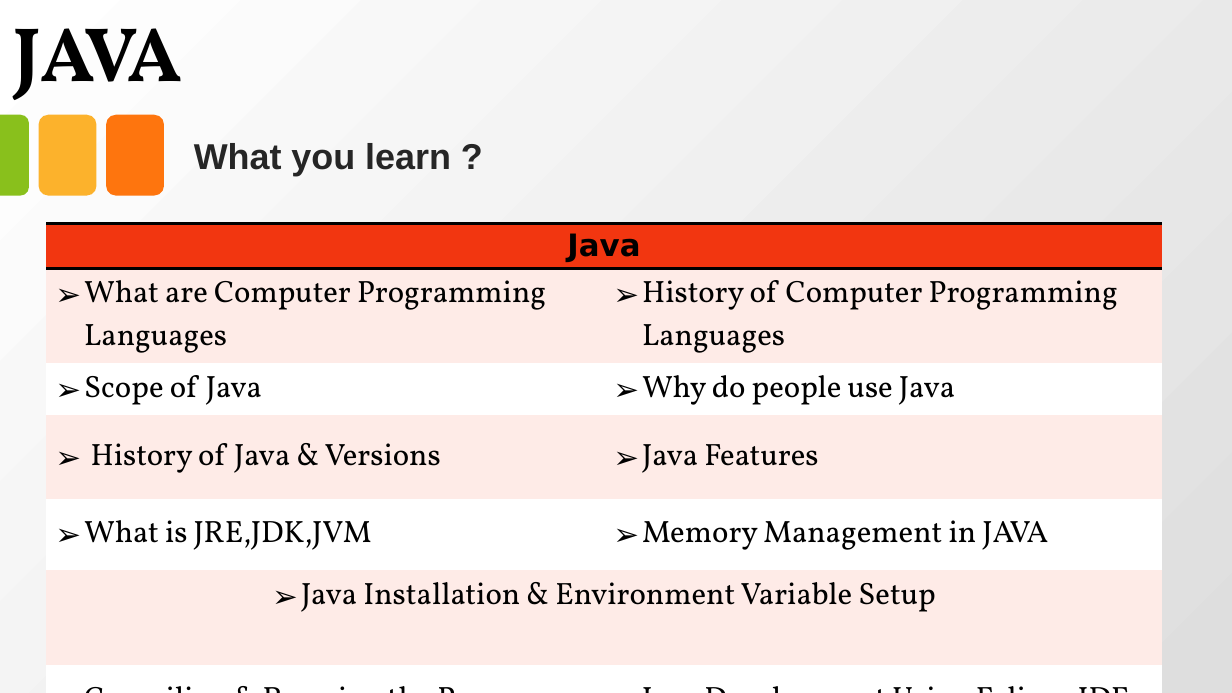
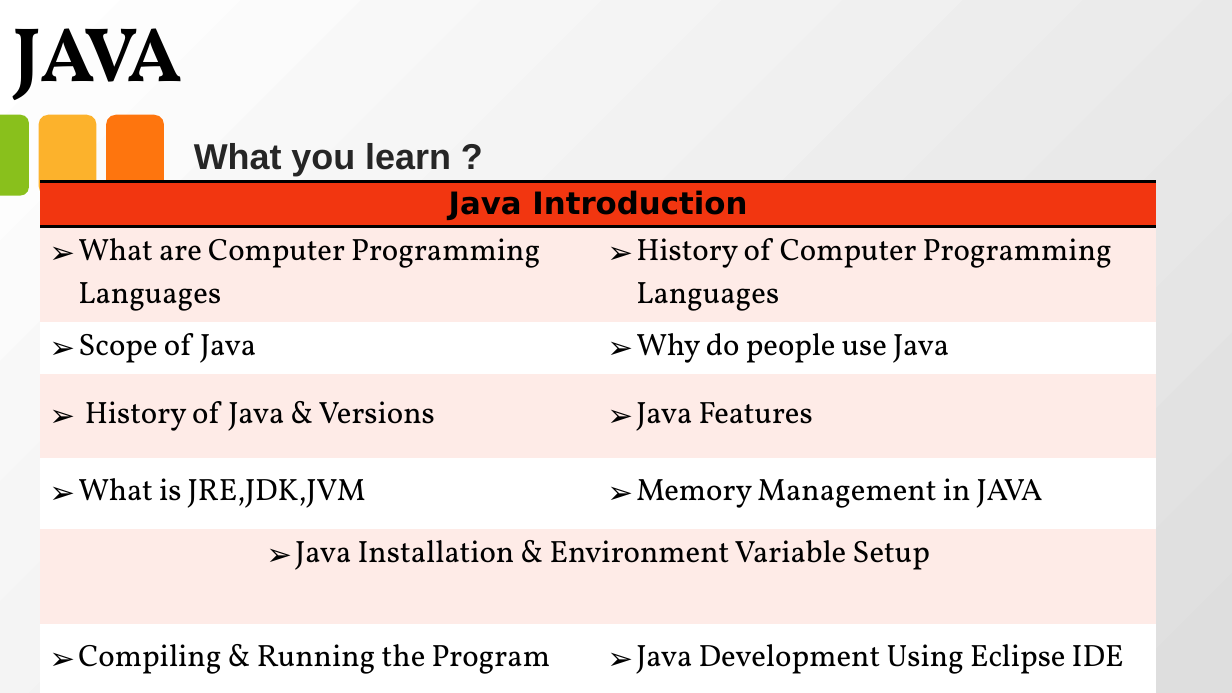
Before and after one commit to anirudhagaikwad/Java_Programming, a slide deck: slide 1 of Java_PPT/#1_Introduction_of_Java.pptx. Drawn at 1232x693 pixels with LibreOffice and Linux fonts; fonts in the diff are those of the drawing. Boxes give left, top, right and bottom in pixels: in the first picture for what was removed or moved away, otherwise in the second. Text is boxed around its words. In the diff, an @@ line names an element or a change of style, - is before the commit and + after.

```diff
--- a/Java_PPT/#1_Introduction_of_Java.pptx
+++ b/Java_PPT/#1_Introduction_of_Java.pptx
@@ table at [40,181,1156,678] @@
-row 1, column 1: Java
+row 1, column 1: Java Introduction
@@ table: place and size @@
-table at [46,224,1163,626]
+table at [40,181,1156,678]
```
Also in this commit, not shown: 5 other slides changed, 19 other files.
